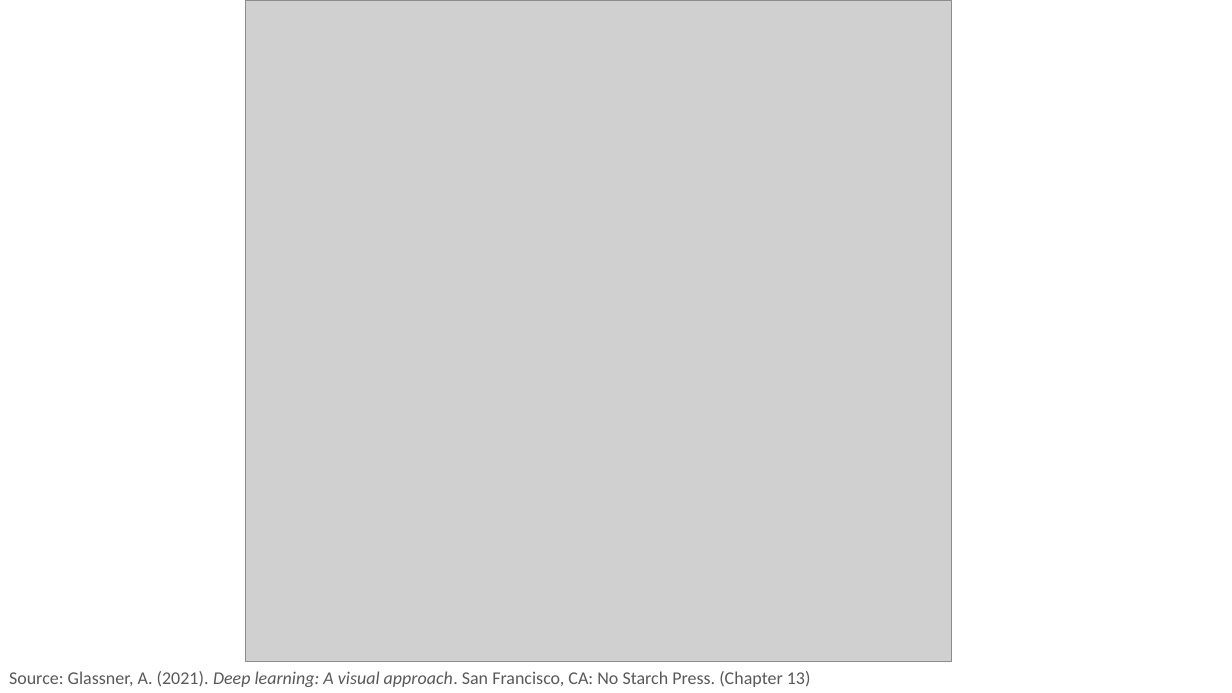
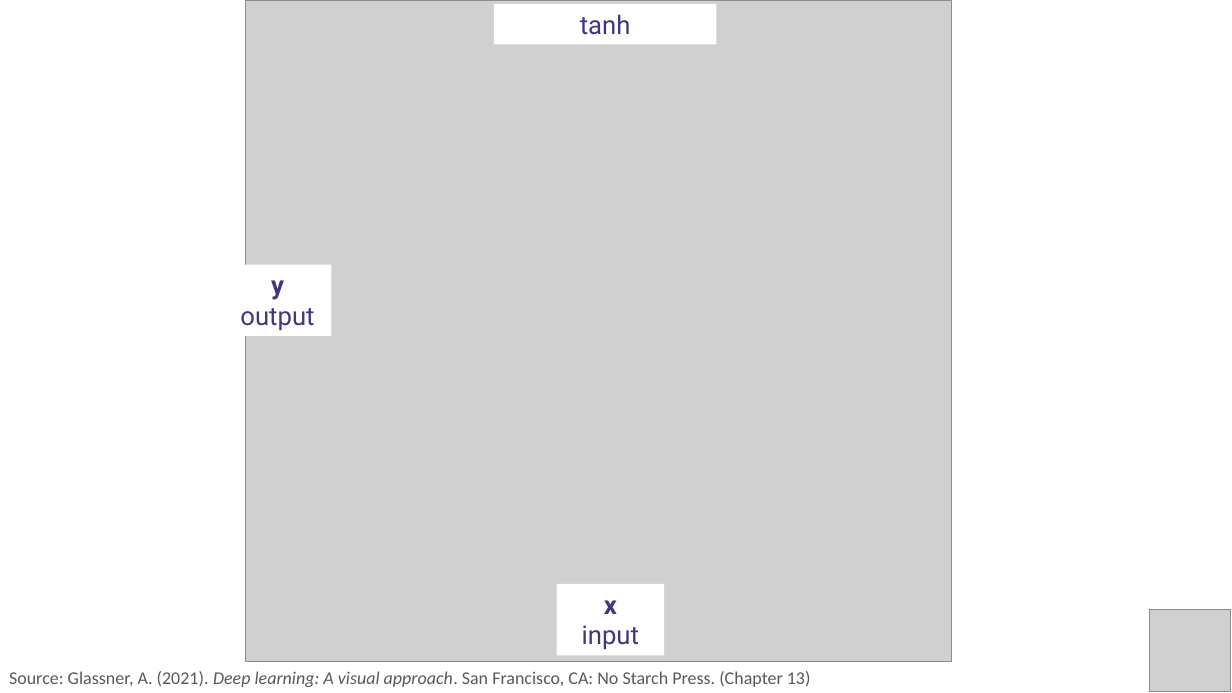
Before and after one commit to PracticumAI/deep_learning, a slide deck: slide 7 of presentations/02.2_activation_functions.pptx. Drawn at 1232x693 pixels with LibreOffice and Linux fonts; fonts in the diff are those of the drawing; grey boxes stand for pictures; background and template pictures are left out. Boxes give left, top, right and bottom in pixels: in the first picture for what was removed or moved away, otherwise in the second. Text is boxed around its words. In the diff, an @@ line names an element or a change of style, - is before the commit and + after.

```diff
--- a/presentations/02.2_activation_functions.pptx
+++ b/presentations/02.2_activation_functions.pptx
@@ rectangle added at (494,4,717,44), fill #FFFFFF, 20 pt, text #3D3880 @@
+tanh
@@ rectangle added at (224,264,331,335), fill #FFFFFF, 20 pt, text #3D3880 @@
+y
+output
@@ rectangle added at (556,584,664,655), fill #FFFFFF, 20 pt, text #3D3880 @@
+x
+input
@@ picture added at (1150,610,1231,692) @@
```
Also in this commit, not shown: 10 other slides changed, 2 slides added, 2 slides removed, 3 other files.
